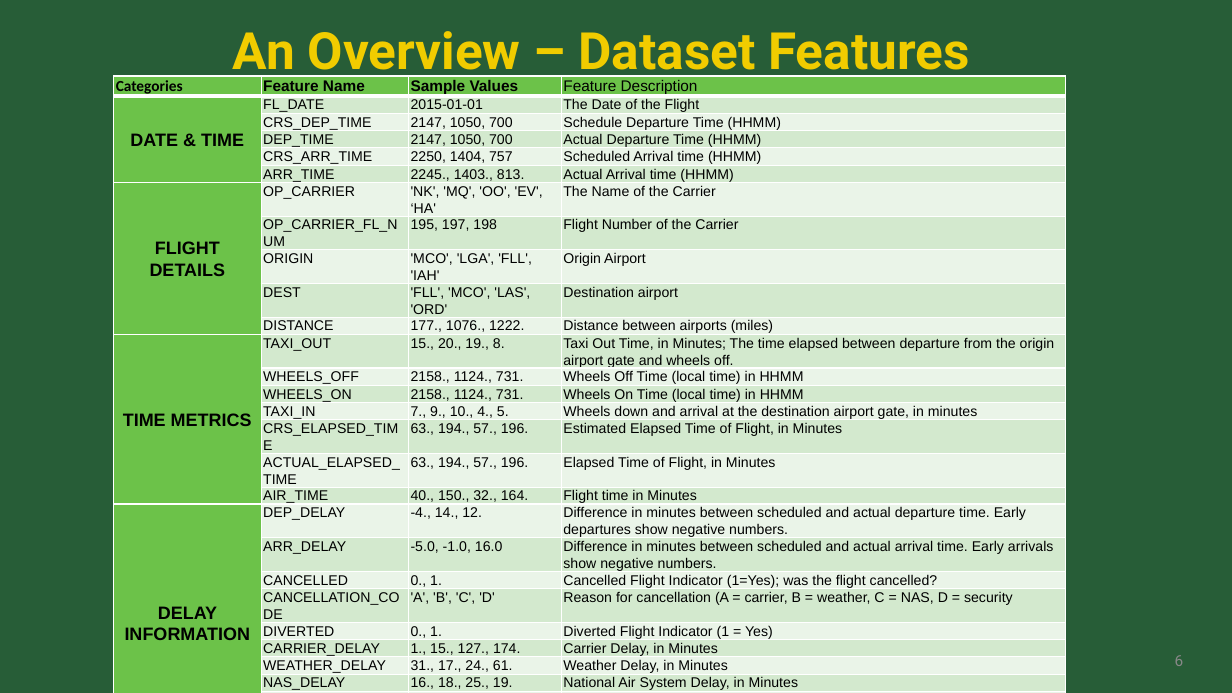
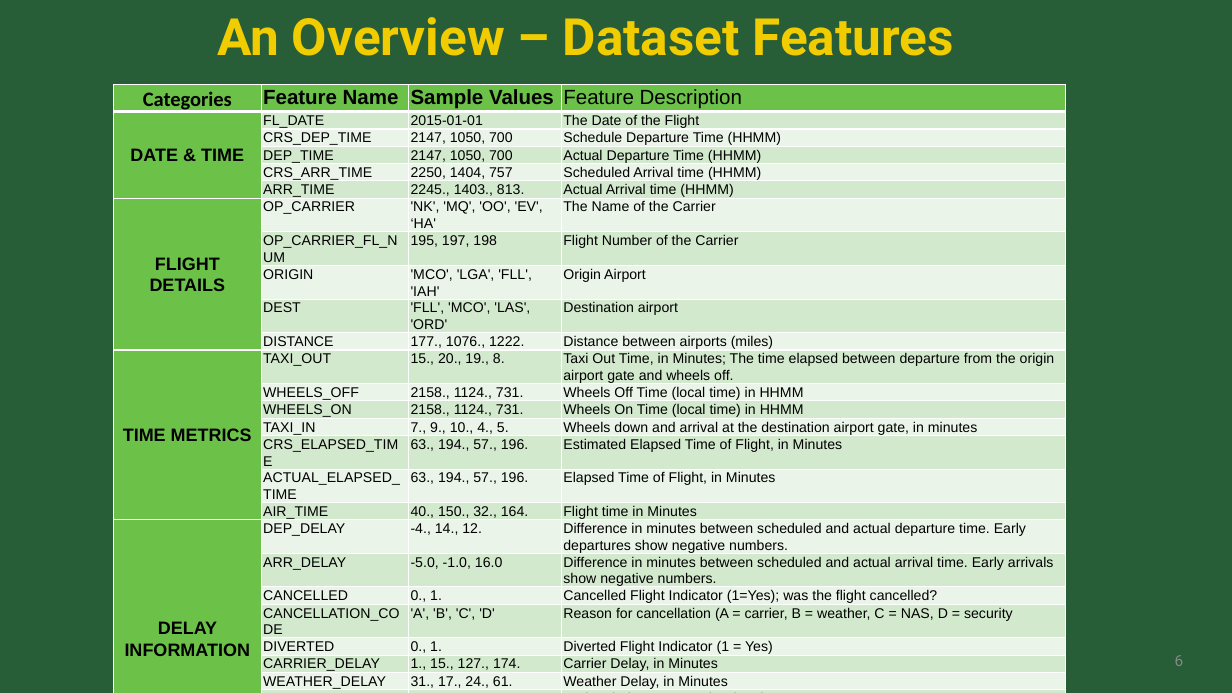
Before and after one commit to sk2003hw/Airline_Delay_and_Cancellation_Analysis, a slide deck: slide 6 of MATH 509_Project Presentation_Draft.pptx. Drawn at 1232x693 pixels with LibreOffice and Linux fonts; fonts in the diff are those of the drawing; background and template pictures are left out. Boxes give left, top, right and bottom in pixels: in the first picture for what was removed or moved away, otherwise in the second. Text is boxed around its words. In the diff, an @@ line names an element or a change of style, - is before the commit and + after.

```diff
--- a/MATH 509_Project Presentation_Draft.pptx
+++ b/MATH 509_Project Presentation_Draft.pptx
@@ text "An Overview – Dataset Features" rewrapped from (233,31,969,82) to (217,17,954,56) @@
@@ table at (114,85,1067,693) @@
@@ size 12 to 16 pt in "Categories", "Feature Name", "Sample Values", "Feature Description" @@
@@ alignment left to centre @@
@@ table: place and size @@
-table at (114,76,1067,693)
+table at (114,85,1067,693)
```
Also in this commit, not shown: 6 other slides changed, 1 slide added.
